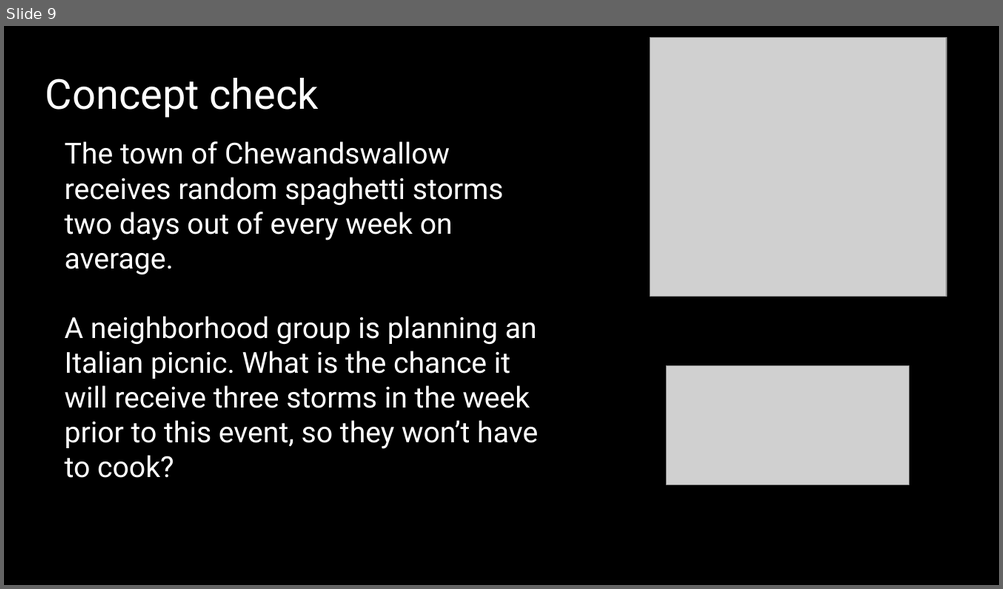
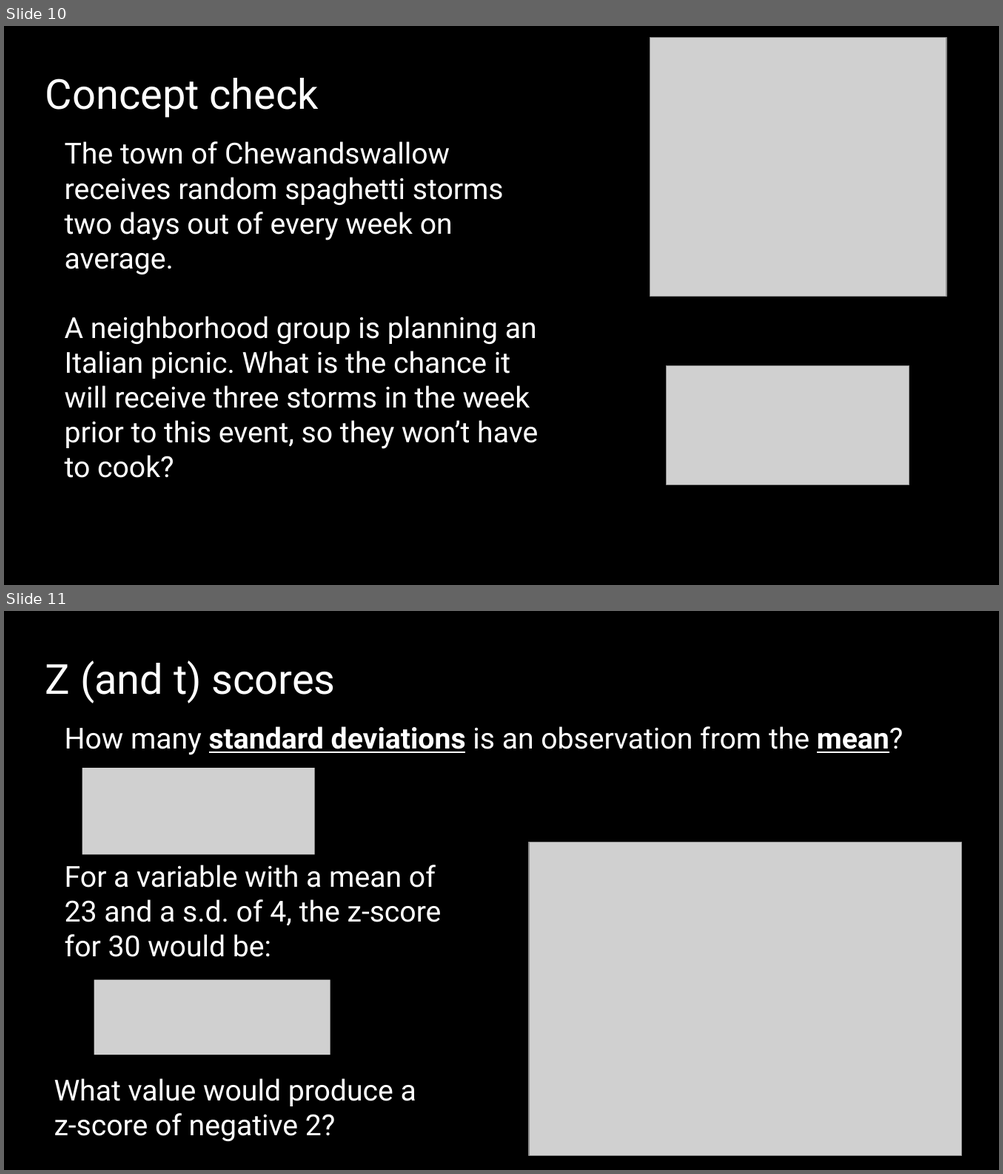
Before and after one commit to jshannon75/geog4300, a slide deck: in_class_slides/geog4300_W06-1 Probability and ZT scores.pptx. Shown one above the other, each under a label of ours: slide 9 before the commit, slides 10 and 11 after it. The pictures are 1003x589 and 1003x1174 pixels, drawn with LibreOffice and Linux fonts; fonts in the diff are those of the drawing; grey boxes stand for pictures; background and template pictures are left out. Boxes give left, top, right and bottom in pixels: in the first picture for what was removed or moved away, otherwise in the second. Text is boxed around its words. In the diff, an @@ line names an element or a change of style, - is before the commit and + after.

```diff
--- a/in_class_slides/geog4300_W06-1 Probability and ZT scores.pptx
+++ b/in_class_slides/geog4300_W06-1 Probability and ZT scores.pptx
@@ slide 11 added at <box>4,611,999,1170</box>, background picture (left out) @@
@@ text added at <box>45,661,336,703</box>, 40 pt, text #FFFFFF @@
+Z (and t) scores
@@ text added at <box>65,726,902,755</box>, 28 pt, text #FFFFFF @@
+How many standard deviations is an observation from the mean?
@@ picture added at <box>82,769,315,855</box> @@
@@ picture added at <box>529,843,962,1156</box> @@
@@ text added at <box>65,865,441,957</box>, 28 pt, text #FFFFFF @@
+For a variable with a mean of 23 and a s.d. of 4, the z-score for 30 would be:
@@ picture added at <box>94,980,331,1056</box> @@
@@ text added at <box>54,1079,416,1142</box>, 28 pt, text #FFFFFF @@
+What value would produce a z-score of negative 2?
@@ what was slide 9 is now slide 10 @@
```
Also in this commit, not shown: 2 other slides added, 5 other files.
